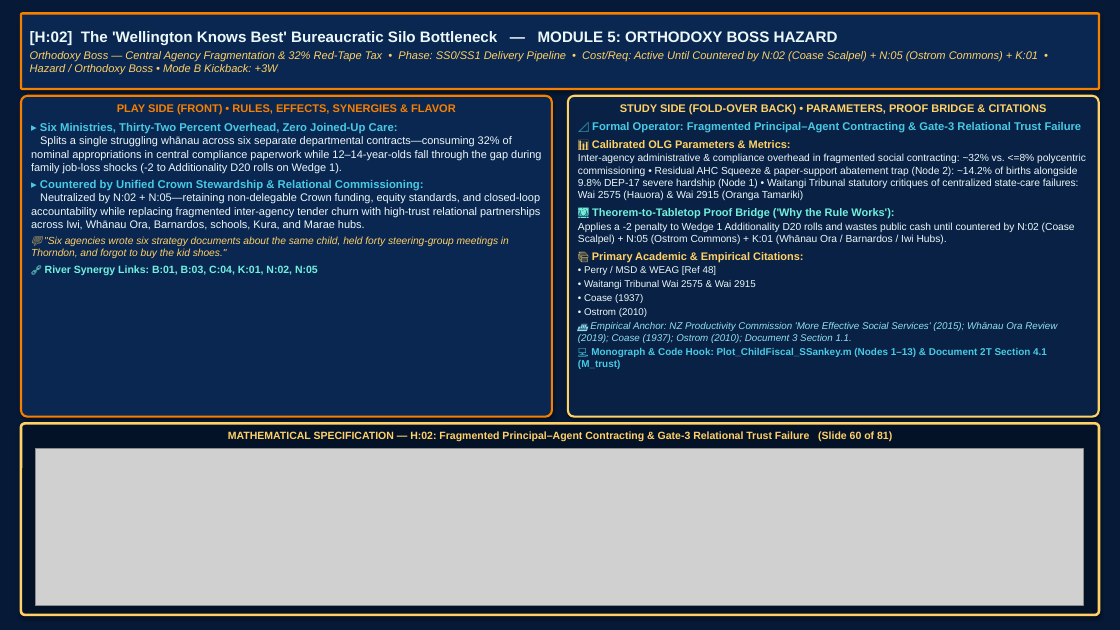
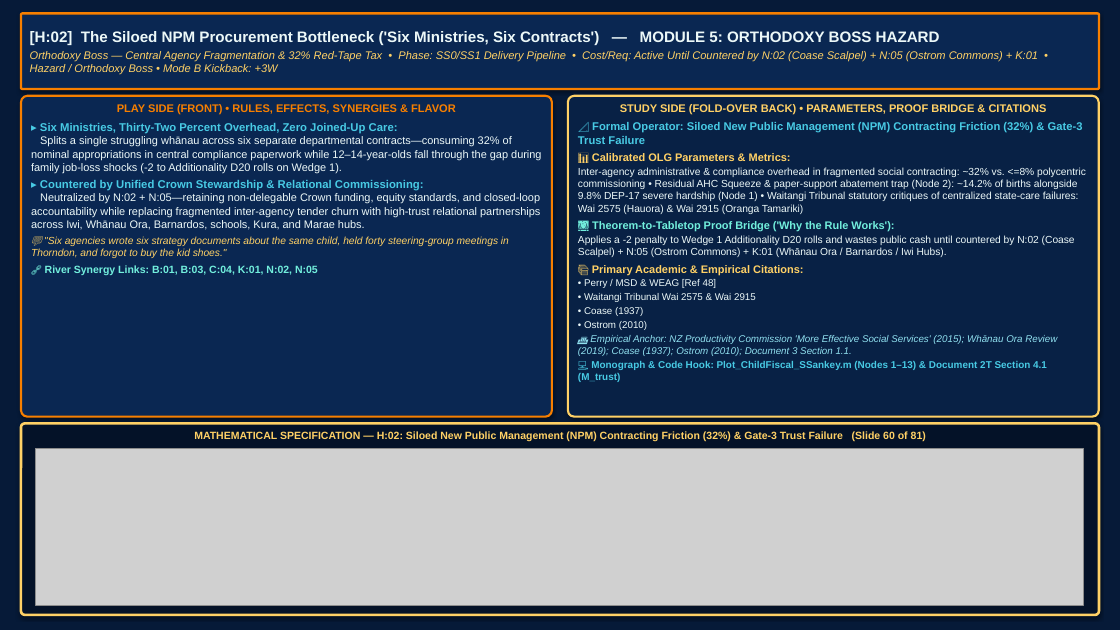
Before and after one commit to MichaelTiemann/IGWelfare-Game, a slide deck: slide 60 of output/foils_and_founders_study_slides_blueprint.pptx. Drawn at 1120x630 pixels with LibreOffice and Linux fonts; fonts in the diff are those of the drawing; grey boxes stand for pictures. Boxes give left, top, right and bottom in pixels: in the first picture for what was removed or moved away, otherwise in the second. Text is boxed around its words. In the diff, an @@ line names an element or a change of style, - is before the commit and + after.

Commit message:
Update slides and pptx files

```diff
--- a/output/foils_and_founders_study_slides_blueprint.pptx
+++ b/output/foils_and_founders_study_slides_blueprint.pptx
@@ text in rounded rectangle at (x1=30, y1=31, x2=940, y2=45): text changed @@
-[H:02] The 'Wellington Knows Best' Bureaucratic Silo Bottleneck — MODULE 5: ORTHODOXY BOSS HAZARD
+[H:02] The Siloed NPM Procurement Bottleneck ('Six Ministries, Six Contracts') — MODULE 5: ORTHODOXY BOSS HAZARD
@@ text in rounded rectangle at (x1=578, y1=122, x2=1083, y2=144): text changed @@
-📐 Formal Operator: Fragmented Principal–Agent Contracting & Gate-3 Relational Trust Failure
+📐 Formal Operator: Siloed New Public Management (NPM) Contracting Friction (32%) & Gate-3 Trust Failure
@@ text in rounded rectangle at (x1=194, y1=431, x2=926, y2=442): text changed @@
-MATHEMATICAL SPECIFICATION — H:02: Fragmented Principal–Agent Contracting & Gate-3 Relational Trust Failure (Slide 60 of 81)
+MATHEMATICAL SPECIFICATION — H:02: Siloed New Public Management (NPM) Contracting Friction (32%) & Gate-3 Trust Failure (Slide 60 of 81)
```
Also in this commit, not shown: 41 other slides changed, 5 other files.
